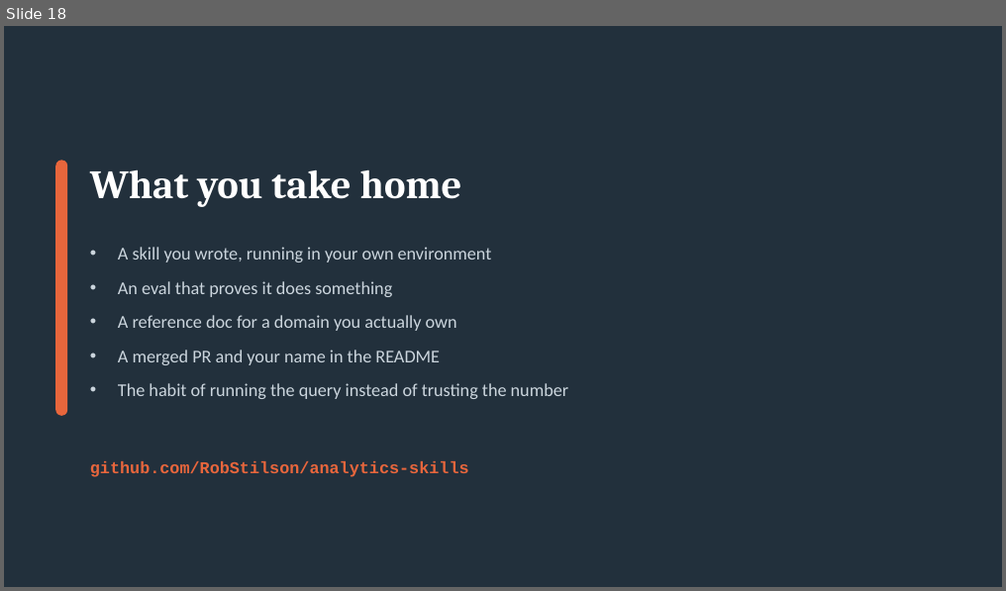
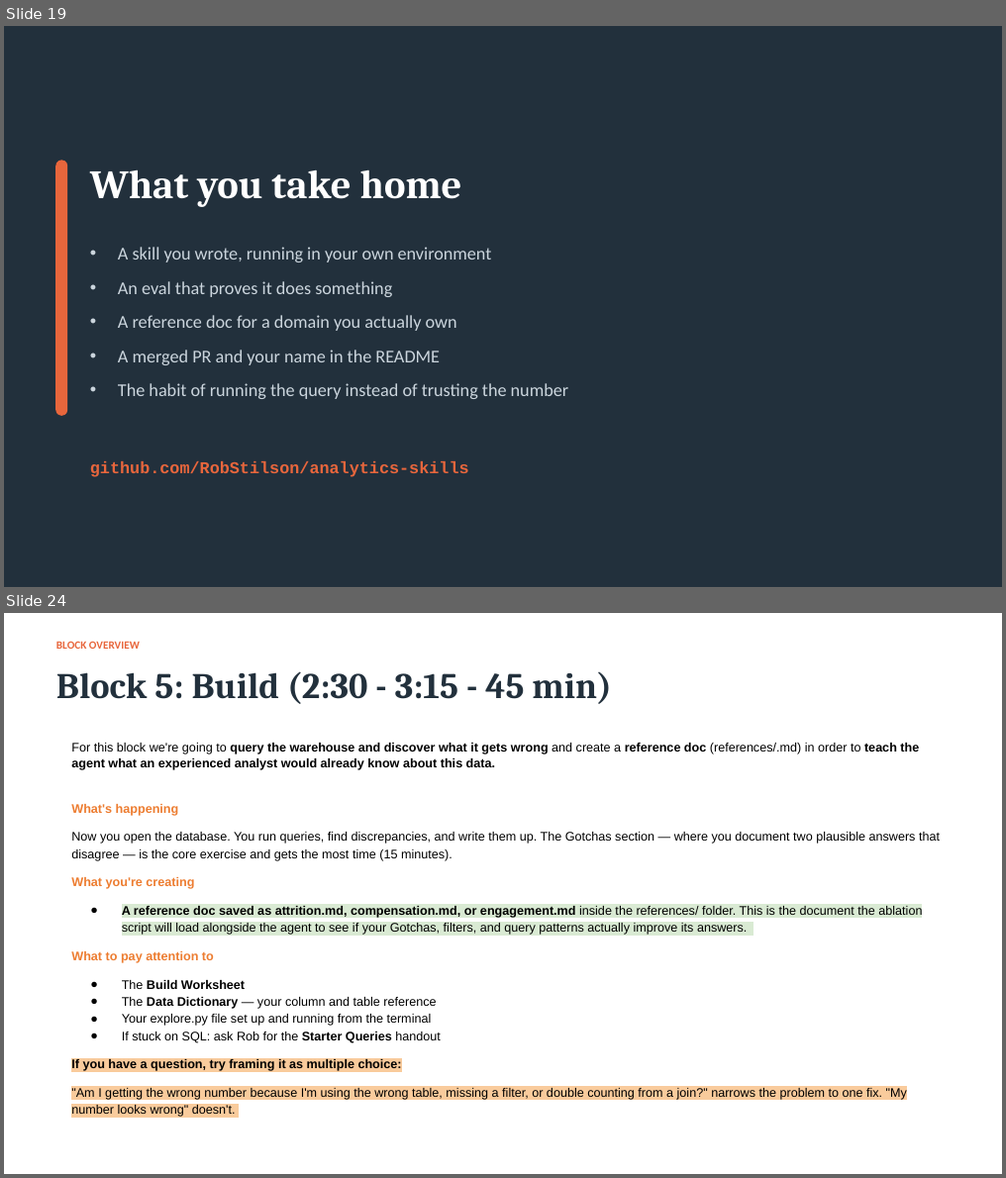
Before and after one commit to RobStilson/analytics-skills, a slide deck: workshop/vibe-analytics-workshop-mod.pptx. Shown one above the other, each under a label of ours: slide 18 before the commit, slides 19 and 24 after it; the slides between them are not shown. The pictures are 1006x591 and 1006x1178 pixels, drawn with LibreOffice and Linux fonts; fonts in the diff are those of the drawing. Boxes give left, top, right and bottom in pixels: in the first picture for what was removed or moved away, otherwise in the second. Text is boxed around its words. In the diff, an @@ line names an element or a change of style, - is before the commit and + after.

```diff
--- a/workshop/vibe-analytics-workshop-mod.pptx
+++ b/workshop/vibe-analytics-workshop-mod.pptx
@@ slide 24 added at (4, 613, 1002, 1174), background #FFFFFF @@
@@ text added at (56, 641, 140, 649), 8 pt, text #E8663C, bold @@
+BLOCK OVERVIEW
@@ text added at (56, 671, 611, 704), 26 pt, text #22303C, bold @@
+Block 5: Build (2:30 - 3:15 - 45 min)
@@ text added at (71, 743, 940, 1117), 9 pt, text #000000 @@
+For this block we're going to query the warehouse and discover what it gets wrong and create a reference doc (references/.md) in order to teach the agent what an experienced analyst would already know about this data.
+What's happening
+Now you open the database. You run queries, find discrepancies, and write them up. The Gotchas section — where you document two plausible answers that disagree — is the core exercise and gets the most time (15 minutes).
+What you're creating
+● A reference doc saved as attrition.md, compensation.md, or engagement.md inside the references/ folder. This is the document the ablation script will load alongside the agent to see if your Gotchas, filters, and query patterns actually improve its answers.
+What to pay attention to
+● The Build Worksheet
+● The Data Dictionary — your column and table reference
+● Your explore.py file set up and running from the terminal
+● If stuck on SQL: ask Rob for the Starter Queries handout
+If you have a question, try framing it as multiple choice:
+"Am I getting the wrong number because I'm using the wrong table, missing a filter, or double counting from a join?" narrows the problem to one fix. "My number looks wrong" doesn't.
@@ what was slide 18 is now slide 19 @@
```
Also in this commit, not shown: 1 slide changed, 8 other slides added.
